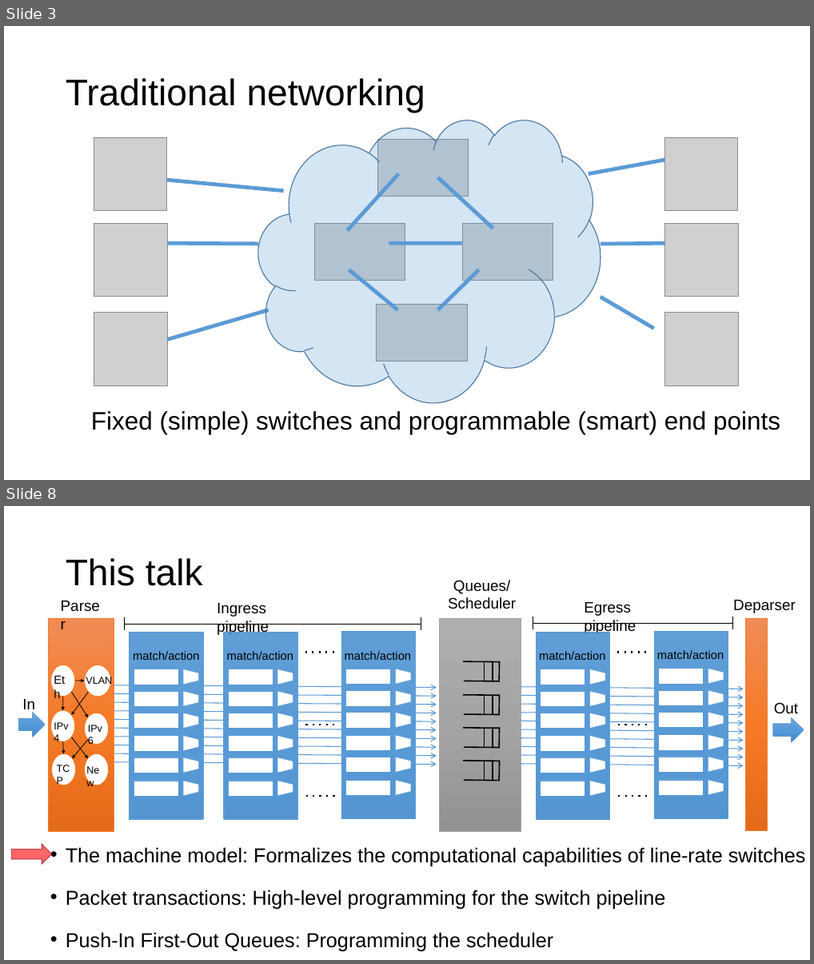
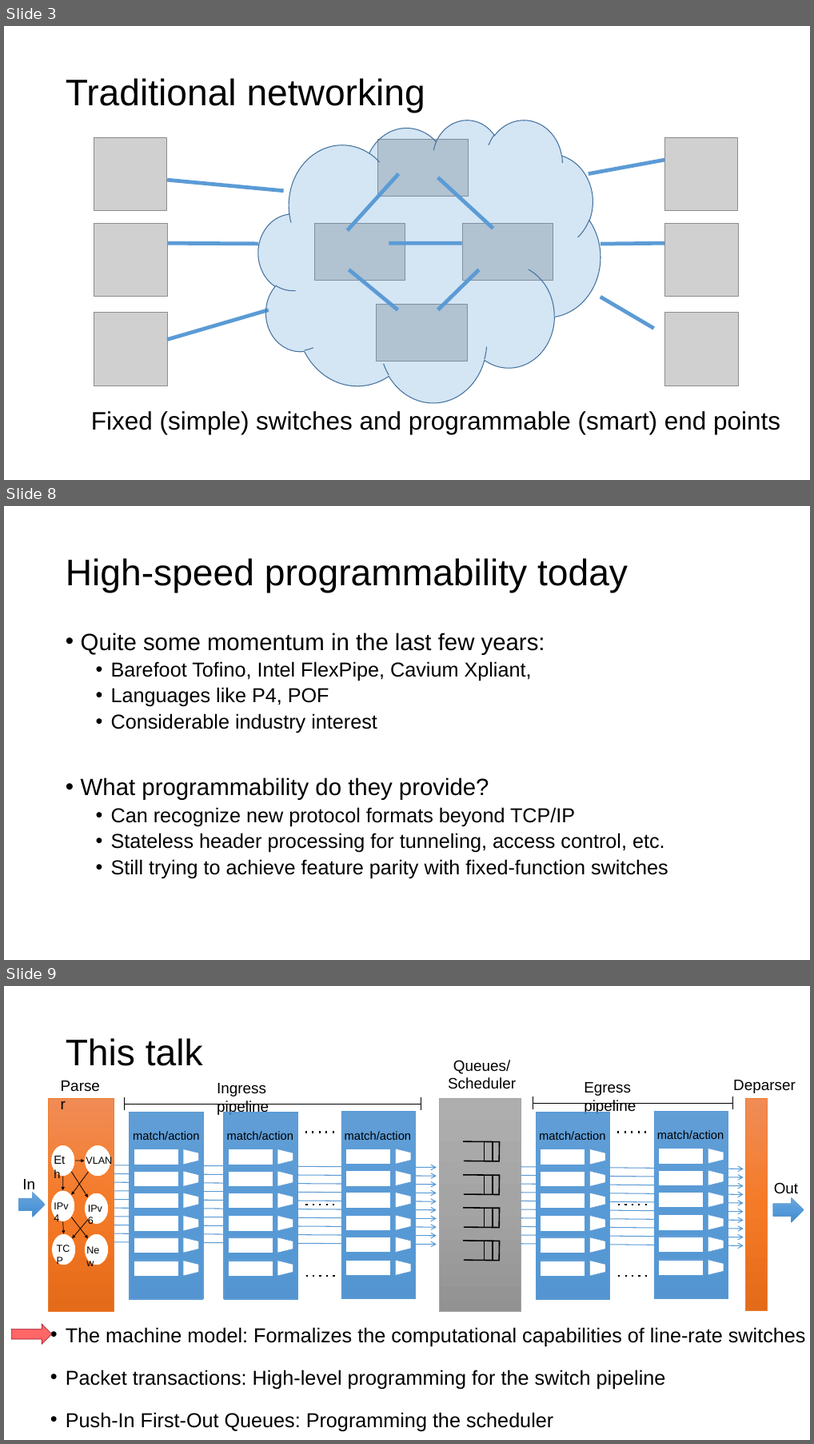
Before and after one commit to anirudhSK/pifo-domino-marple-ppts, a slide deck: combined_domino_pifo.pptx. Shown one above the other, each under a label of ours: slides 3 and 8 before the commit, slides 3, 8 and 9 after it; the slides between them are not shown. The pictures are 814x964 and 814x1444 pixels, drawn with LibreOffice and Linux fonts; fonts in the diff are those of the drawing; grey boxes stand for pictures. Boxes give left, top, right and bottom in pixels: in the first picture for what was removed or moved away, otherwise in the second. Text is boxed around its words. In the diff, an @@ line names an element or a change of style, - is before the commit and + after.

```diff
--- a/combined_domino_pifo.pptx
+++ b/combined_domino_pifo.pptx
@@ slide 8 added at [4, 506, 810, 960], background #FFFFFF @@
@@ title added at [66, 558, 628, 593], 44 pt, text #000000 @@
+High-speed programmability today
@@ text added at [81, 632, 669, 878], 24 pt, text #000000 @@
+• Quite some momentum in the last few years:
+  • Barefoot Tofino, Intel FlexPipe, Cavium Xpliant,
+  • Languages like P4, POF
+  • Considerable industry interest
+• What programmability do they provide?
+  • Can recognize new protocol formats beyond TCP/IP
+  • Stateless header processing for tunneling, access control, etc.
+  • Still trying to achieve feature parity with fixed-function switches
@@ what was slide 8 is now slide 9 @@
```
Also in this commit, not shown: 2 slides changed, 1 other slide added, 1 slide removed.
